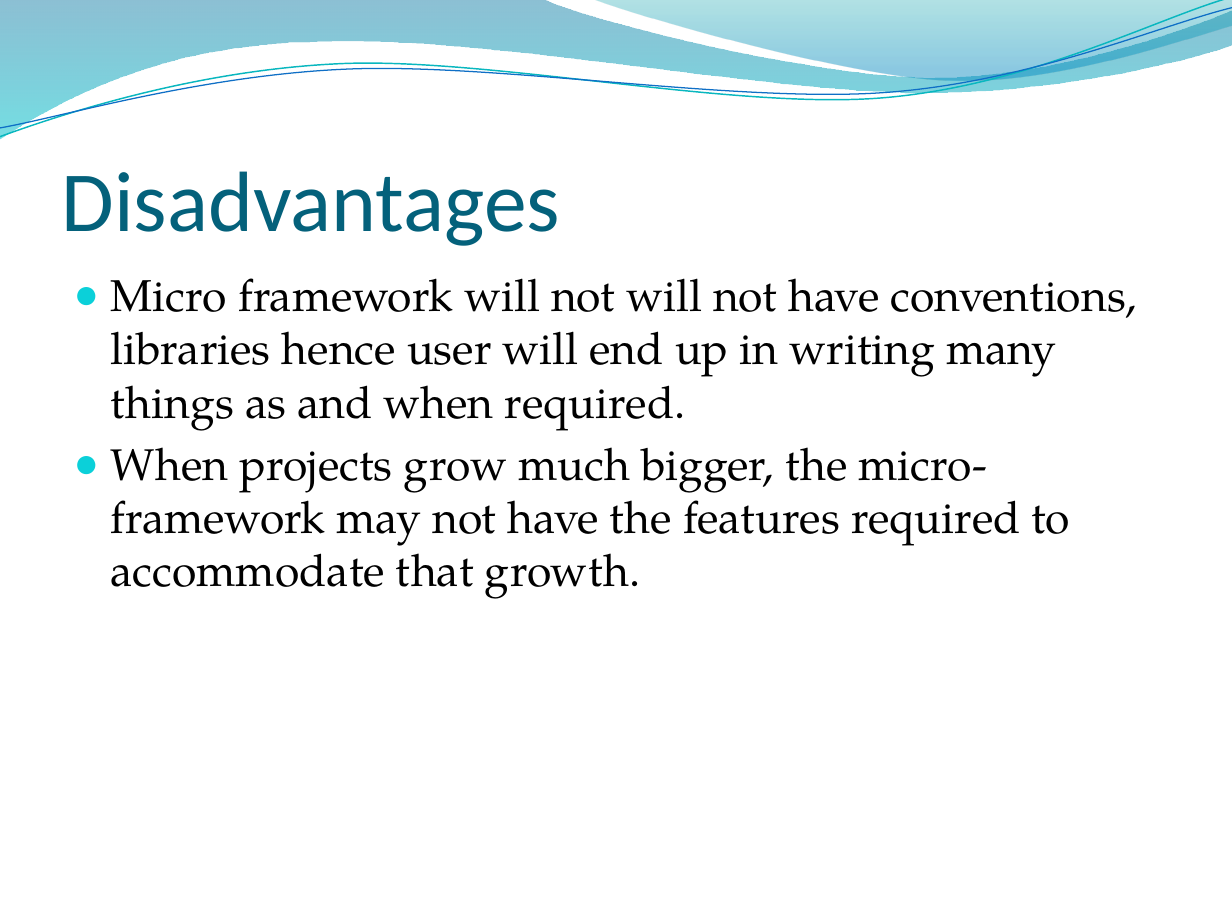
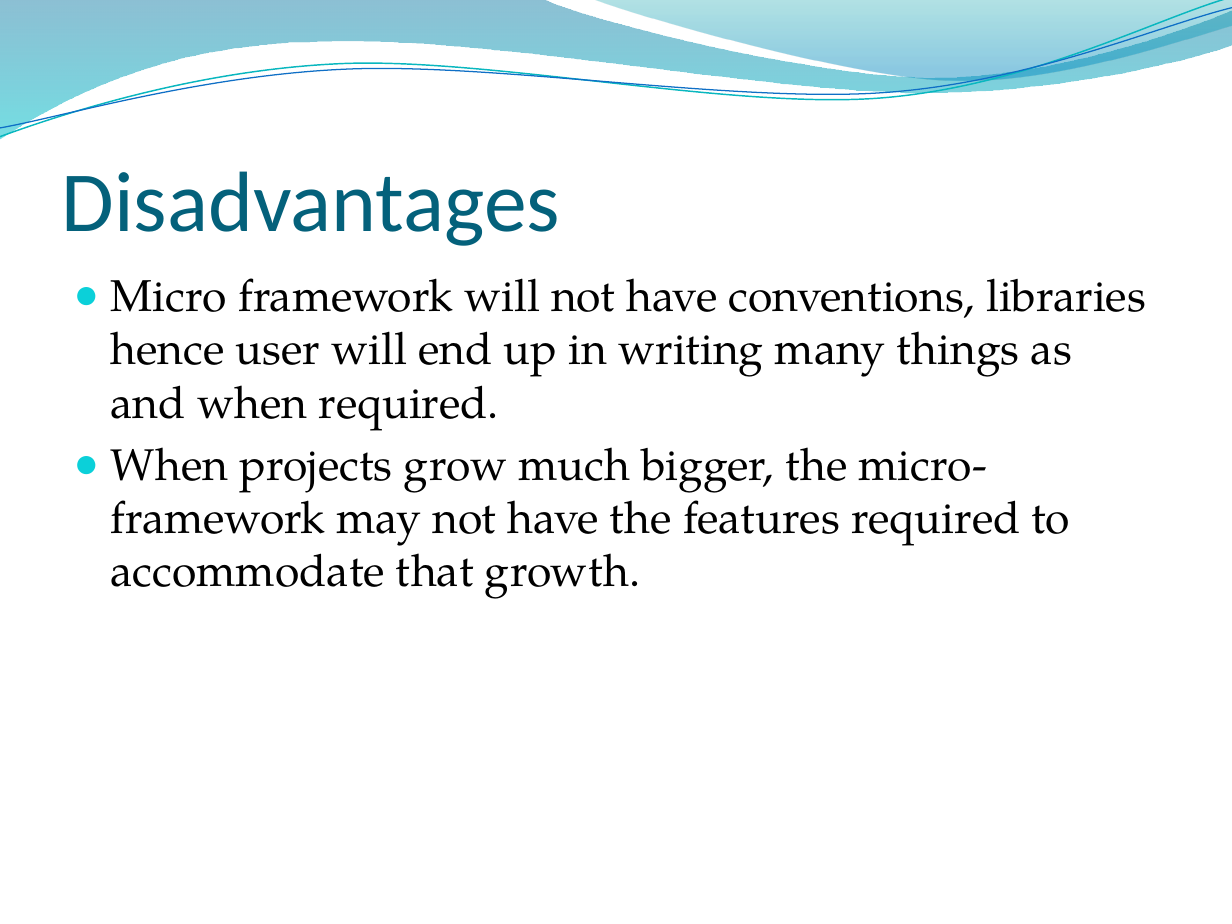
Before and after one commit to shreelakshmiu/SilexPractice, a slide deck: slide 5 of Docs/Silex.pptx. Drawn at 1232x924 pixels with LibreOffice and Linux fonts; fonts in the diff are those of the drawing; background and template pictures are left out. Boxes give left, top, right and bottom in pixels: in the first picture for what was removed or moved away, otherwise in the second. Text is boxed around its words. In the diff, an @@ line names an element or a change of style, - is before the commit and + after.

```diff
--- a/Docs/Silex.pptx
+++ b/Docs/Silex.pptx
@@ text at (111, 278, 1146, 431): text changed @@
-● Micro framework will not will not have conventions, libraries hence user will end up in writing many things as and when required.
+● Micro framework will not have conventions, libraries hence user will end up in writing many things as and when required.
```
Also in this commit, not shown: 8 other slides changed, 1 other file.
